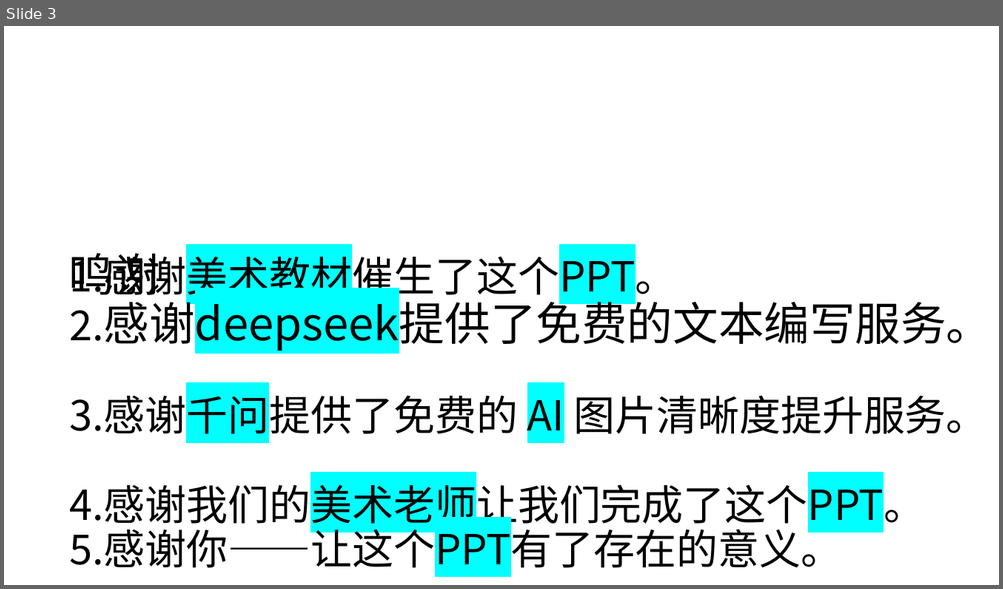
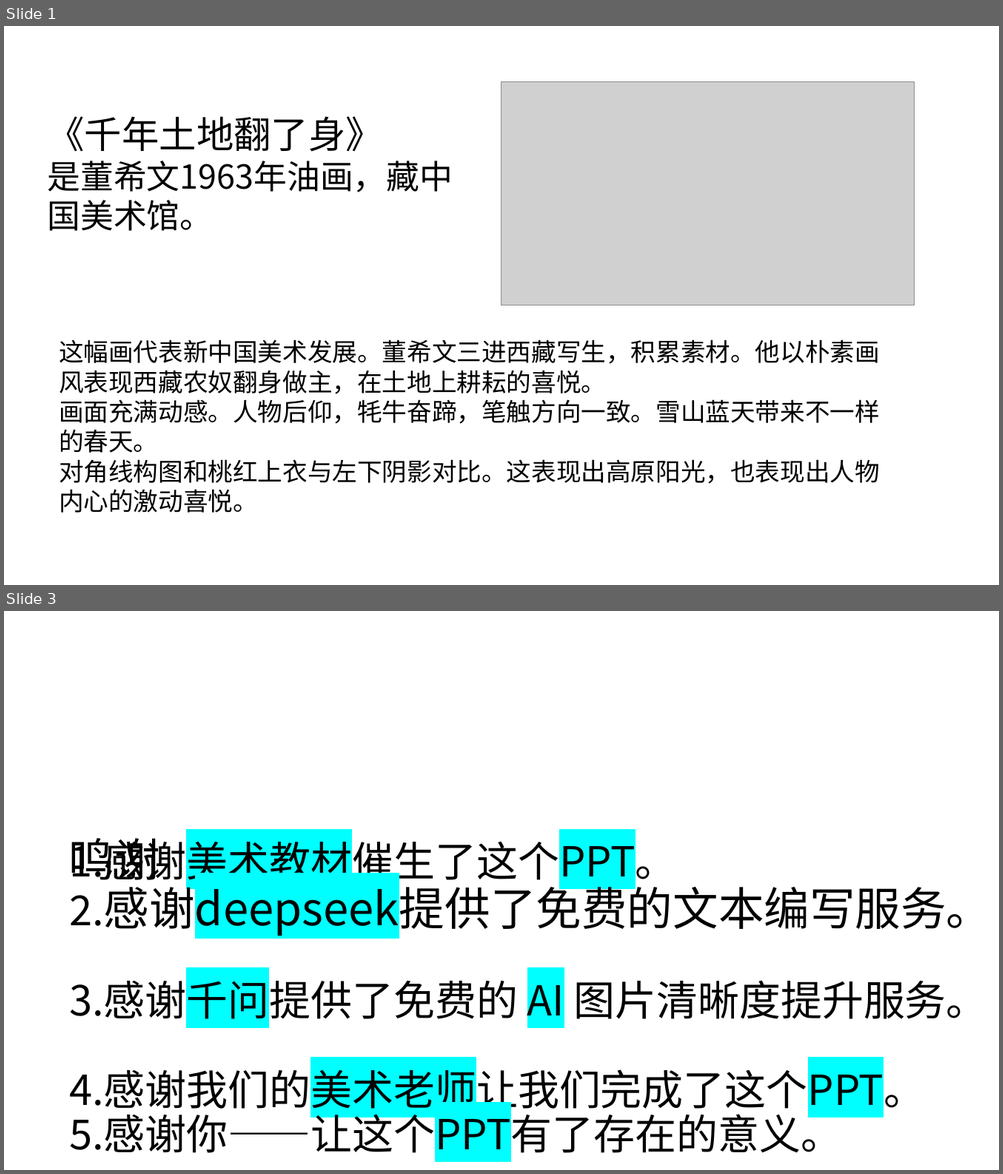
Before and after one commit to Zhao-Yidan1982/meishuzuoye, a slide deck: 美术小组20260911千年土地翻了身.pptx. Shown one above the other, each under a label of ours: slide 3 before the commit, slides 1 and 3 after it; the slides between them are not shown. The pictures are 1003x589 and 1003x1174 pixels, drawn with LibreOffice and Linux fonts; fonts in the diff are those of the drawing; grey boxes stand for pictures. Boxes give left, top, right and bottom in pixels: in the first picture for what was removed or moved away, otherwise in the second. Text is boxed around its words. In the diff, an @@ line names an element or a change of style, - is before the commit and + after.

Commit message:
new file:   "\347\273\204\345\206\205\346\210\220\345\221\230\350\241\250.xlsx" 	modified:   "\347\276\216\346\234\257\345\260\217\347\273\20420260911\345\215\203\345\271\264\345\234\237\345\234\260\347\277\273\344\272\206\350\272\253.pptx"

```diff
--- a/美术小组20260911千年土地翻了身.pptx
+++ b/美术小组20260911千年土地翻了身.pptx
@@ slide 1 added at box(4, 26, 999, 585), background #FFFFFF @@
@@ picture added at box(502, 82, 914, 306) @@
@@ text added at box(48, 116, 453, 231), 32 pt, text #000000 @@
+《千年土地翻了身》
+是董希文1963年油画，藏中国美术馆。
@@ text added at box(59, 340, 879, 513), 24 pt, text #000000 @@
+这幅画代表新中国美术发展。董希文三进西藏写生，积累素材。他以朴素画风表现西藏农奴翻身做主，在土地上耕耘的喜悦。
+画面充满动感。人物后仰，牦牛奋蹄，笔触方向一致。雪山蓝天带来不一样的春天。
+对角线构图和桃红上衣与左下阴影对比。这表现出高原阳光，也表现出人物内心的激动喜悦。
```
Also in this commit, not shown: 1 slide removed, 1 other file.
